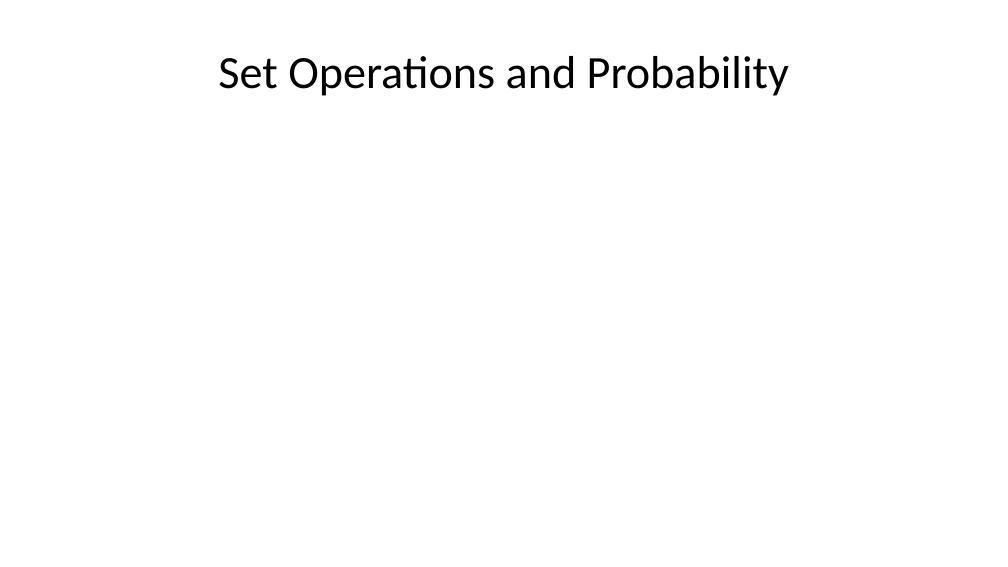
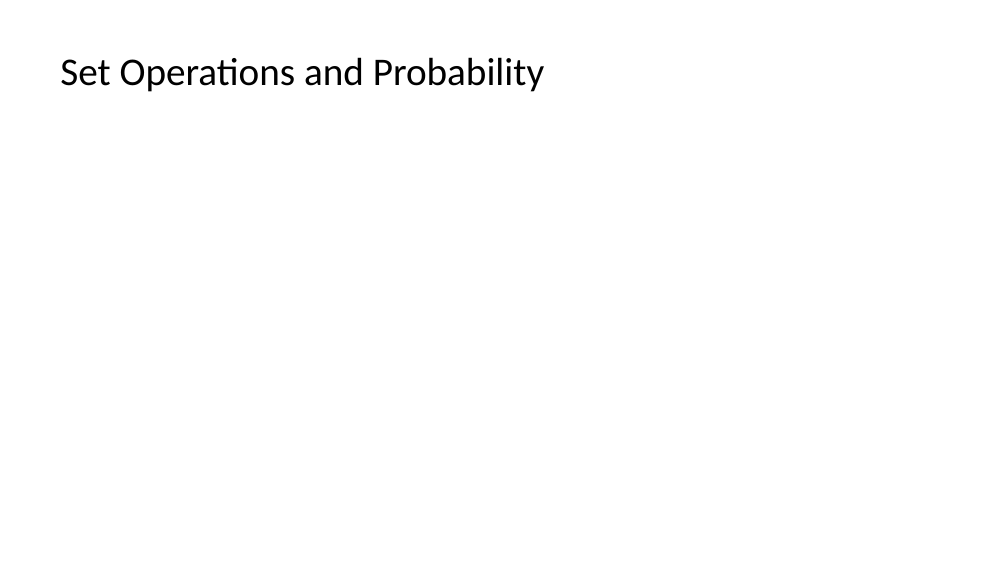
Before and after one commit to StephenElston/CSCI-E-83, a slide deck: slide 6 of LectureSlides/03b_WhenOneThingDependsOnAother.pptx. Drawn at 1008x567 pixels with LibreOffice and Linux fonts; fonts in the diff are those of the drawing; grey boxes stand for pictures. Boxes give left, top, right and bottom in pixels: in the first picture for what was removed or moved away, otherwise in the second. Text is boxed around its words. In the diff, an @@ line names an element or a change of style, - is before the commit and + after.

```diff
--- a/LectureSlides/03b_WhenOneThingDependsOnAother.pptx
+++ b/LectureSlides/03b_WhenOneThingDependsOnAother.pptx
@@ title "Set Operations and Probability" at [60,57,544,92]: size 33 to 28 pt; alignment centre to left @@
```
Also in this commit, not shown: 14 other slides changed, 5 slides added, 2 slides removed.
